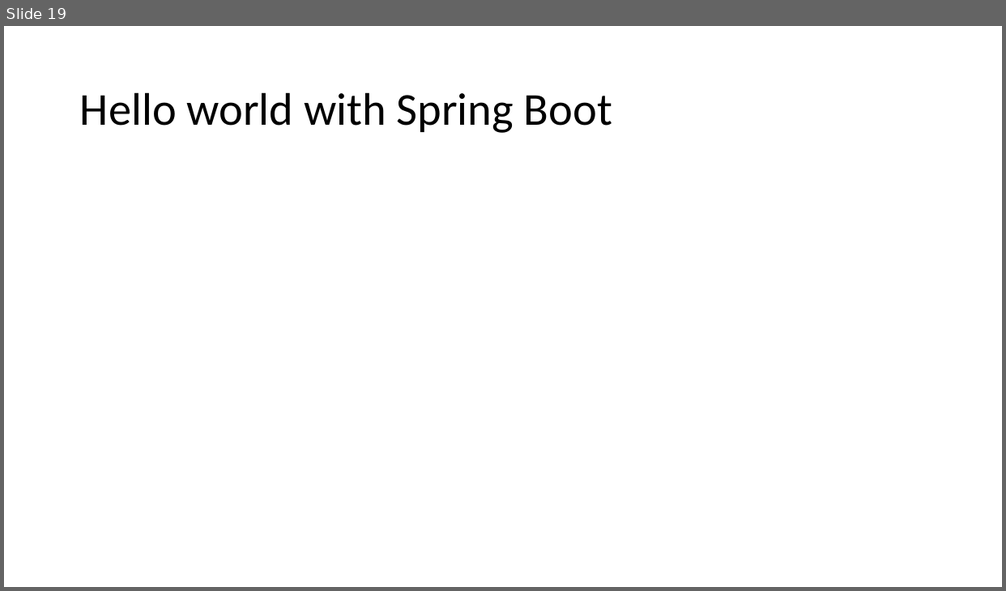
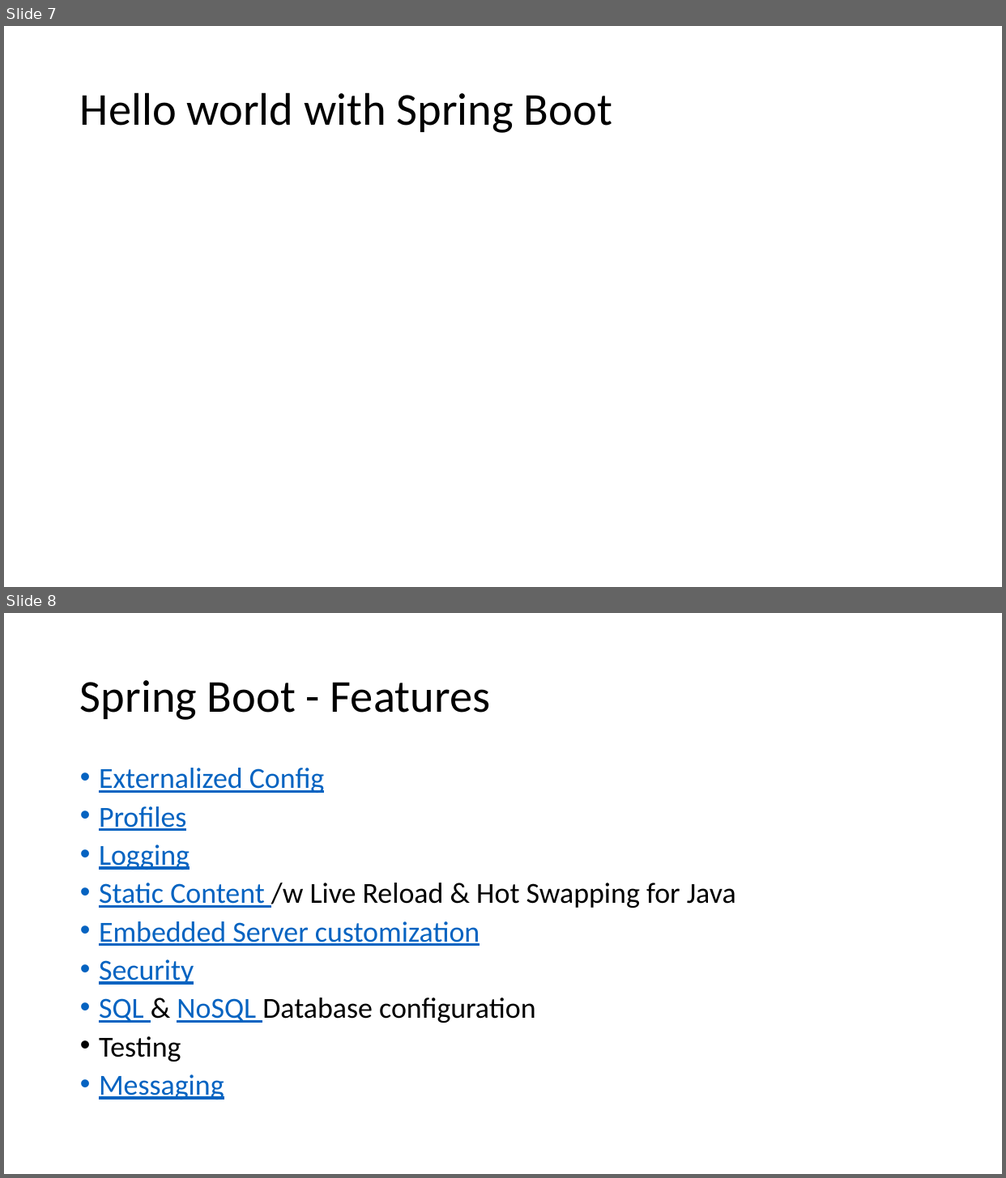
Before and after one commit to batchu/spring-boot-ujug, a slide deck: Spring Boot.pptx. Shown one above the other, each under a label of ours: slide 19 before the commit, slides 7 and 8 after it. The pictures are 1006x591 and 1006x1178 pixels, drawn with LibreOffice and Linux fonts; fonts in the diff are those of the drawing. Boxes give left, top, right and bottom in pixels: in the first picture for what was removed or moved away, otherwise in the second. Text is boxed around its words. In the diff, an @@ line names an element or a change of style, - is before the commit and + after.

Commit message:
Spring boot content

```diff
--- a/Spring Boot.pptx
+++ b/Spring Boot.pptx
@@ slide 8 added at (4, 613, 1002, 1174), background #FFFFFF @@
@@ title added at (80, 680, 490, 720), 44 pt, text #000000 @@
+Spring Boot - Features
@@ text added at (99, 768, 736, 1100), 28 pt, text #0563C1, underline @@
+• Externalized Config
+• Profiles
+• Logging
+• Static Content /w Live Reload & Hot Swapping for Java
+• Embedded Server customization
+• Security
+• SQL & NoSQL Database configuration
+• Testing
+• Messaging
@@ what was slide 19 is now slide 7 @@
```
Also in this commit, not shown: 2 slides changed, 3 other slides added, 1 slide removed.
